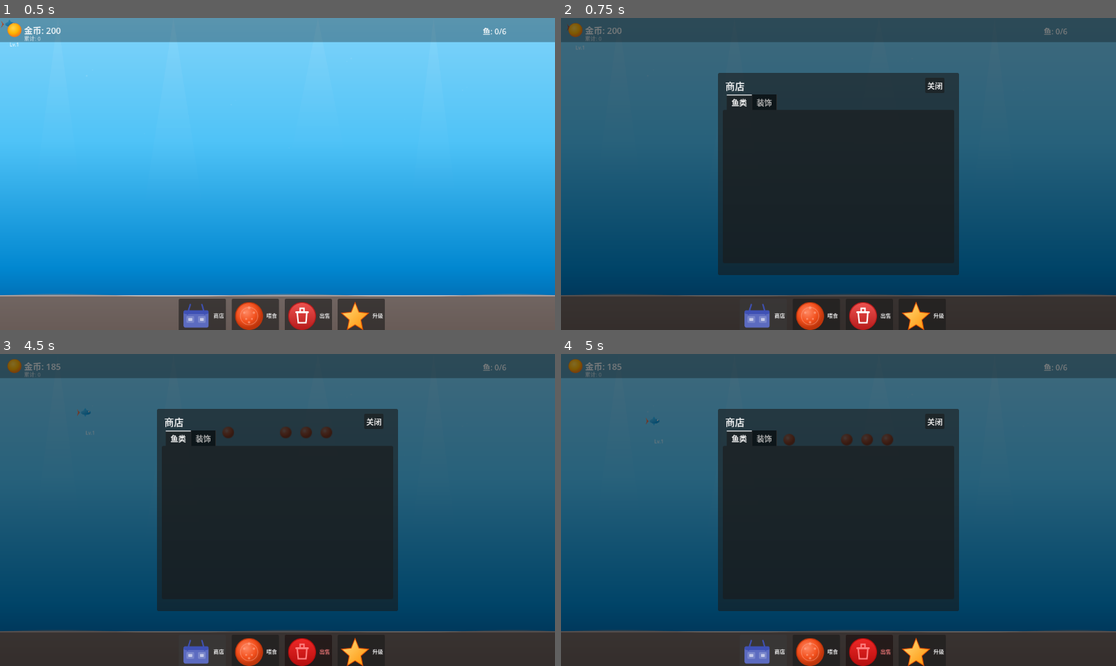
Above: before the commit, frames 1-4 (two rows, left to right).
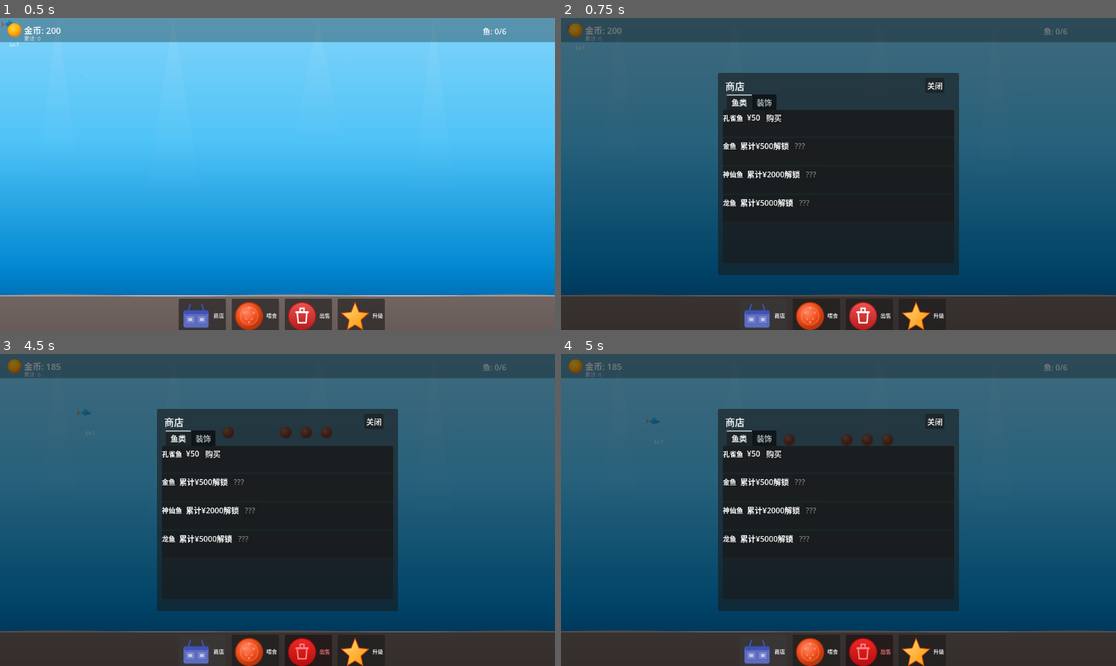
Above: after the commit, the same moments.

Repository: ZhanXuzhao/Deskquarium
Game: Godot game, scene res://main.tscn
Same seed, same stepped clock (60 frames per second), same inputs: the game is played once before the commit and once after it.
Inputs:
- Up to frame 1 (0.5 s): no input
- Up to frame 2 (0.75 s): click "商店" at 0.5 s
- Up to frame 3 (4.5 s): click "关闭" at 1.25 s; click "喂食" at 2 s; click "出售" at 2.75 s; click "升级" at 3.5 s; click "商店" at 4.25 s
- Up to frame 4 (5 s): no input

Frame 1 is identical in both runs. In frame 2, 0.8% of the frame differs, in the area x 29-46%, y 30-61%; in frame 3, 0.8%; in frame 4, 0.8%.

Commit message:
修复商店内容为空的问题
- 将商店列表容器引用保存为成员变量，避免 find_child 搜索失败
- 修复 ScrollContainer 布局，使用 SIZE_EXPAND_FILL 替代固定尺寸

Diff:
--- a/scripts/main.gd
+++ b/scripts/main.gd
@@ -8,6 +8,9 @@
 
 var aquarium_bounds: Rect2 = Rect2(50, 80, 740, 440)
 var shop_panel_open: bool = false
+
+var _fish_shop_list: VBoxContainer
+var _deco_shop_list: VBoxContainer
 
 
 func _ready() -> void:
@@ -181,22 +184,24 @@
 	var fish_tab := VBoxContainer.new()
 	fish_tab.name = "鱼类"
 	var fish_scroll := ScrollContainer.new()
-	fish_scroll.size = Vector2(460, 310)
-	var fish_list := VBoxContainer.new()
-	fish_list.name = "FishList"
-	fish_list.size_flags_horizontal = Control.SIZE_EXPAND_FILL
-	fish_scroll.add_child(fish_list)
+	fish_scroll.size_flags_horizontal = Control.SIZE_EXPAND_FILL
+	fish_scroll.size_flags_vertical = Control.SIZE_EXPAND_FILL
+	_fish_shop_list = VBoxContainer.new()
+	_fish_shop_list.name = "FishList"
+	_fish_shop_list.size_flags_horizontal = Control.SIZE_EXPAND_FILL
+	fish_scroll.add_child(_fish_shop_list)
 	fish_tab.add_child(fish_scroll)
 	tab_container.add_child(fish_tab)
 
 	var deco_tab := VBoxContainer.new()
 	deco_tab.name = "装饰"
 	var deco_scroll := ScrollContainer.new()
-	deco_scroll.size = Vector2(460, 310)
-	var deco_list := VBoxContainer.new()
-	deco_list.name = "DecorationList"
-	deco_list.size_flags_horizontal = Control.SIZE_EXPAND_FILL
-	deco_scroll.add_child(deco_list)
+	deco_scroll.size_flags_horizontal = Control.SIZE_EXPAND_FILL
+	deco_scroll.size_flags_vertical = Control.SIZE_EXPAND_FILL
+	_deco_shop_list = VBoxContainer.new()
+	_deco_shop_list.name = "DecorationList"
+	_deco_shop_list.size_flags_horizontal = Control.SIZE_EXPAND_FILL
+	deco_scroll.add_child(_deco_shop_list)
 	deco_tab.add_child(deco_scroll)
 	tab_container.add_child(deco_tab)
 
@@ -272,26 +277,21 @@
 
 
 func _refresh_shop_ui() -> void:
-	var ui := get_node("UI")
-	var shop_panel := ui.get_node("ShopPanel")
-	var fish_list := shop_panel.find_child("FishList", true, false)
-	var deco_list := shop_panel.find_child("DecorationList", true, false)
-
-	if fish_list == null or deco_list == null:
+	if _fish_shop_list == null or _deco_shop_list == null:
 		return
 
-	for c in fish_list.get_children():
+	for c in _fish_shop_list.get_children():
 		c.queue_free()
-	for c in deco_list.get_children():
+	for c in _deco_shop_list.get_children():
 		c.queue_free()
 
 	for species in FishData.Species.values() as Array[int]:
 		if species == FishData.Species.COUNT:
 			continue
-		_add_fish_shop_entry(fish_list, species)
+		_add_fish_shop_entry(_fish_shop_list, species)
 
 	for deco_type in DecorationData.DecorationType.values() as Array[int]:
-		_add_deco_shop_entry(deco_list, deco_type)
+		_add_deco_shop_entry(_deco_shop_list, deco_type)
 
 
 func _add_fish_shop_entry(parent: VBoxContainer, species: int) -> void:
